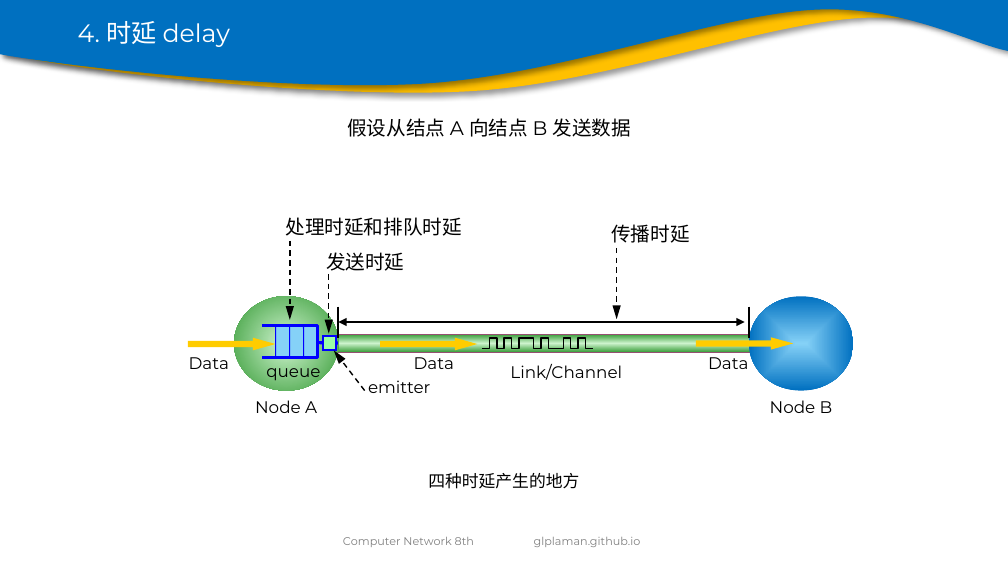
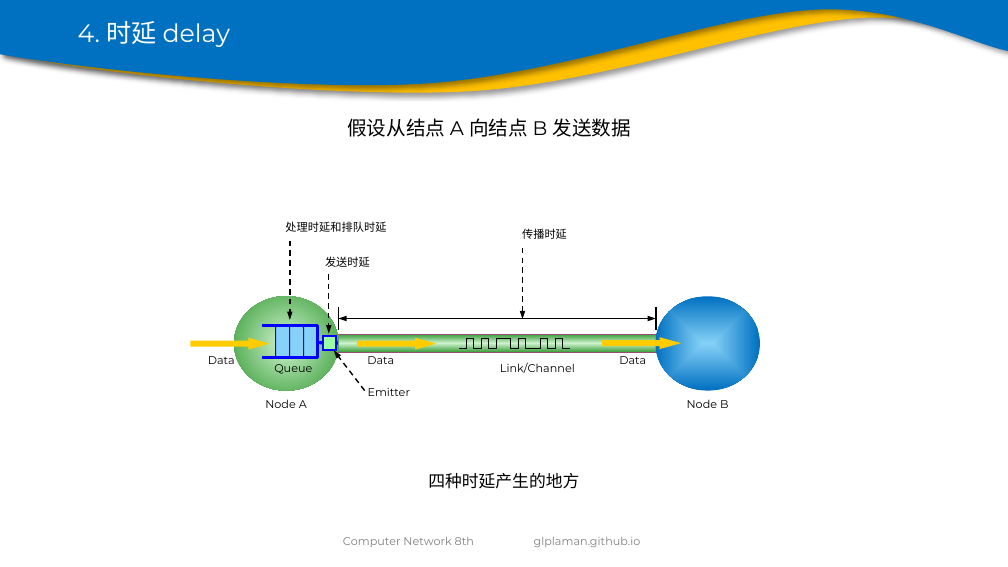
Before and after one commit to glplaman/glplaman.github.io, a slide deck: slide 80 of network/ppt/chap1.pptx. Drawn at 1008x567 pixels with LibreOffice and Linux fonts; fonts in the diff are those of the drawing; background and template pictures are left out. Boxes give left, top, right and bottom in pixels: in the first picture for what was removed or moved away, otherwise in the second. Text is boxed around its words. In the diff, an @@ line names an element or a change of style, - is before the commit and + after.

```diff
--- a/network/ppt/chap1.pptx
+++ b/network/ppt/chap1.pptx
@@ size 14 to 8 pt in 3 elements at (325,256,370,267), (285,221,386,232), (522,228,567,239) @@
@@ text "传播时延": place and size @@
-text "传播时延" at (611,224,689,243)
+text "传播时延" at (522,228,567,239)
@@ arrow moved from (617, 248) - (617, 320) to (522, 248) - (522, 320) @@
@@ ellipse: place and size @@
-ellipse at (749,296,854,391)
+ellipse at (655,296,760,391)
@@ line moved from (339, 306) - (339, 339) to (339, 306) - (339, 331) @@
@@ line (339, 306) - (339, 331): stroke #000000 1.5 pt to #000000 1 pt @@
@@ double arrow moved from (339, 322) - (745, 322) to (339, 319) - (656, 319) @@
@@ double arrow (339, 319) - (656, 319): stroke #000000 1.5 pt to #000000 1 pt @@
@@ line moved from (749, 306) - (749, 339) to (656, 306) - (656, 331) @@
@@ line (656, 306) - (656, 331): stroke #000000 1.5 pt to #000000 1 pt @@
@@ right arrow: place and size @@
-right arrow at (187,338,275,350)
+right arrow at (191,338,270,350)
@@ text "Data": place and size @@
-text "Data" at (189,357,229,369)
+text "Data" at (208,356,235,364)
@@ rectangle: place and size @@
-rectangle at (332,334,756,353)
+rectangle at (332,334,661,353)
@@ text "Data": place and size @@
-text "Data" at (414,357,454,369)
+text "Data" at (367,356,394,364)
@@ right arrow: place and size @@
-right arrow at (380,338,478,350)
+right arrow at (357,338,436,350)
@@ freeform shape: place and size @@
-freeform shape at (482,338,593,349)
+freeform shape at (459,338,570,349)
@@ freeform shape at (459,338,570,349): outline #000000 1 pt to #000000 0.5 pt @@
@@ text "Link/Channel": place and size @@
-text "Link/Channel" at (510,364,622,380)
+text "Link/Channel" at (500,362,575,373)
@@ right arrow: place and size @@
-right arrow at (696,338,793,350)
+right arrow at (602,338,681,350)
@@ size 12 to 8 pt in 6 elements at (265,399,307,408), (500,362,575,373), (208,356,235,364), (367,356,394,364), (687,399,728,408), (619,356,646,364) @@
@@ text "Data": place and size @@
-text "Data" at (708,357,748,369)
+text "Data" at (619,356,646,364)
@@ text at (274,364,312,374): text changed; size 12 to 8 pt @@
-queue
+Queue
@@ text at (368,388,410,396): text changed; size 12 to 8 pt @@
-emitter
+Emitter
@@ text "Node B": place and size @@
-text "Node B" at (770,400,833,413)
+text "Node B" at (687,399,728,408)
```
Also in this commit, not shown: 12 other slides changed, 13 other files.
